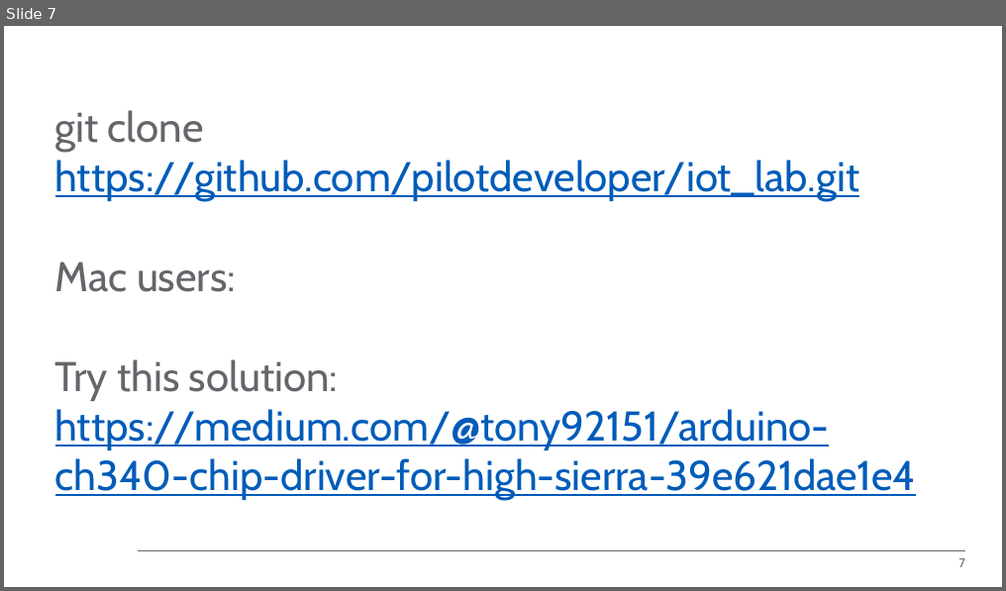
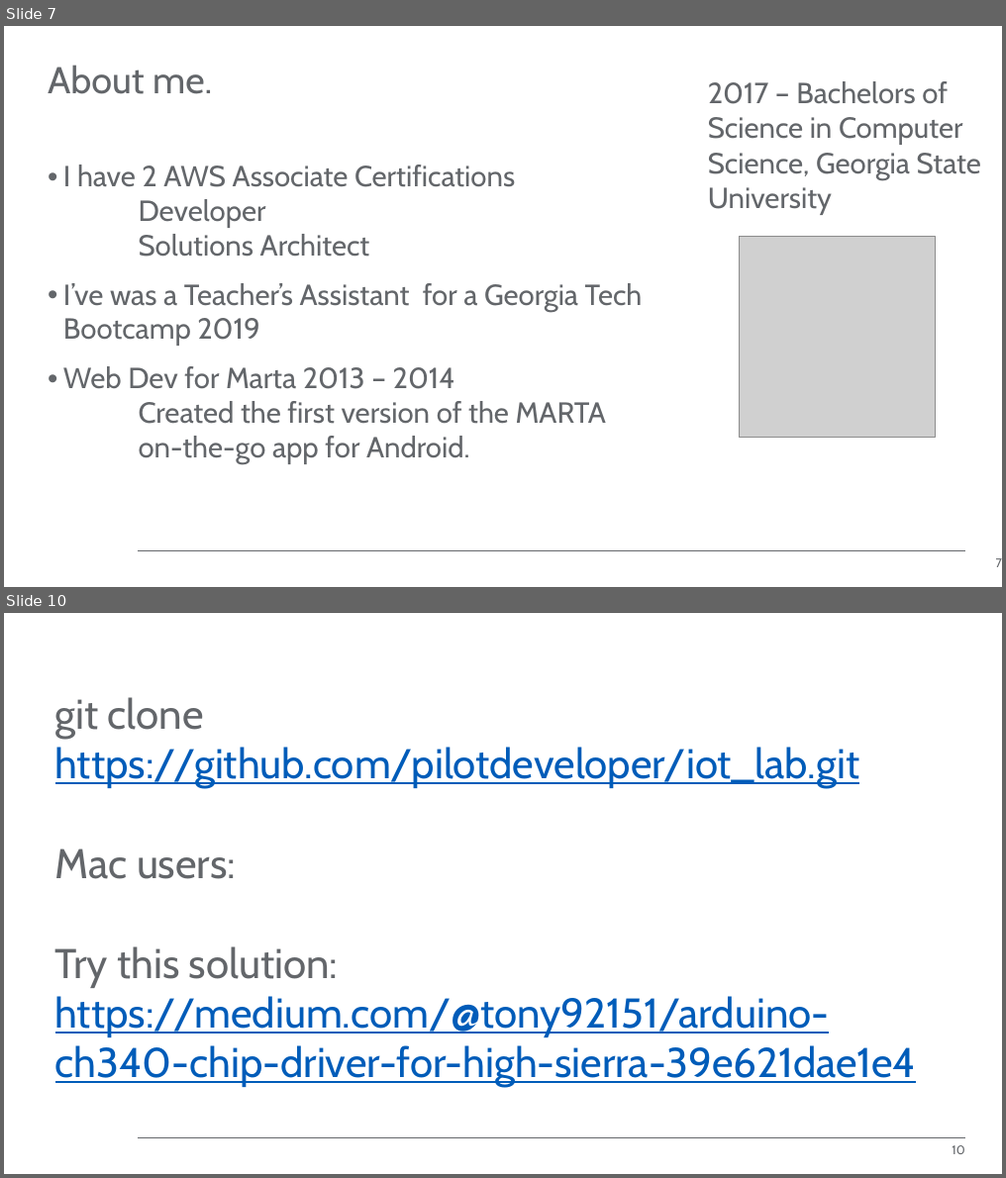
Before and after one commit to pilotdeveloper/iot_lab, a slide deck: lab-guide.pptx. Shown one above the other, each under a label of ours: slide 7 before the commit, slides 7 and 10 after it; the slides between them are not shown. The pictures are 1006x591 and 1006x1178 pixels, drawn with LibreOffice and Linux fonts; fonts in the diff are those of the drawing; grey boxes stand for pictures; background and template pictures are left out. Boxes give left, top, right and bottom in pixels: in the first picture for what was removed or moved away, otherwise in the second. Text is boxed around its words. In the diff, an @@ line names an element or a change of style, - is before the commit and + after.

```diff
--- a/lab-guide.pptx
+++ b/lab-guide.pptx
@@ slide 7 added at box(4, 26, 1002, 587), background #FFFFFF; not listed: 1 template element that a slide beside it also shows @@
@@ title added at box(48, 65, 212, 94), 36 pt, text #63666A @@
+About me.
@@ text added at box(708, 81, 981, 215), 28 pt, text #63666A @@
+2017 – Bachelors of Science in Computer Science, Georgia State University
@@ text added at box(63, 165, 643, 465), 28 pt, text #63666A @@
+• I have 2 AWS Associate Certifications
+  Developer
+  Solutions Architect
+• I’ve was a Teacher’s Assistant for a Georgia Tech Bootcamp 2019
+• Web Dev for Marta 2013 – 2014
+  Created the first version of the MARTA
+  on-the-go app for Android.
@@ picture added at box(740, 236, 935, 438) @@
@@ page number added at box(996, 559, 1002, 568), 12 pt, text #63666A @@
+7
@@ what was slide 7 is now slide 10 @@
@@ page number at box(951, 1146, 964, 1155): text changed @@
-7
+10
```
Also in this commit, not shown: 1 slide changed, 2 other slides added, 1 other file.
